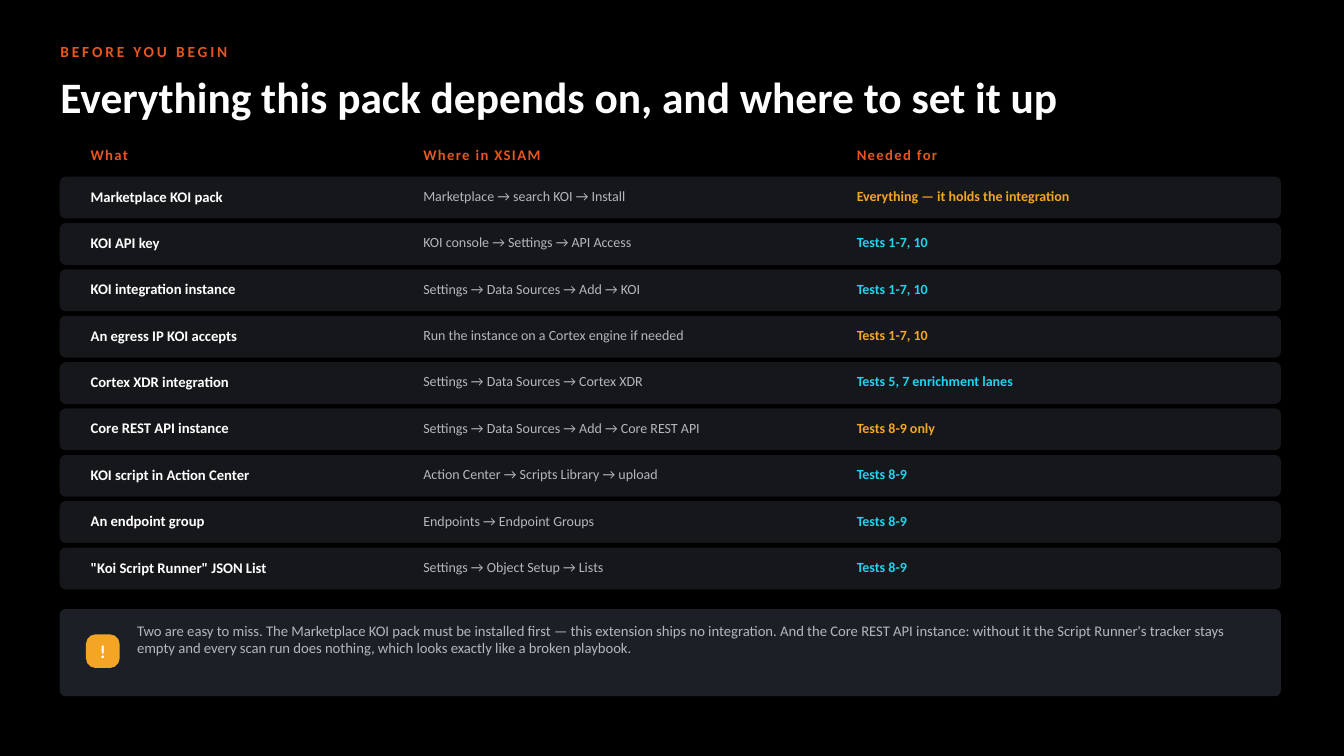
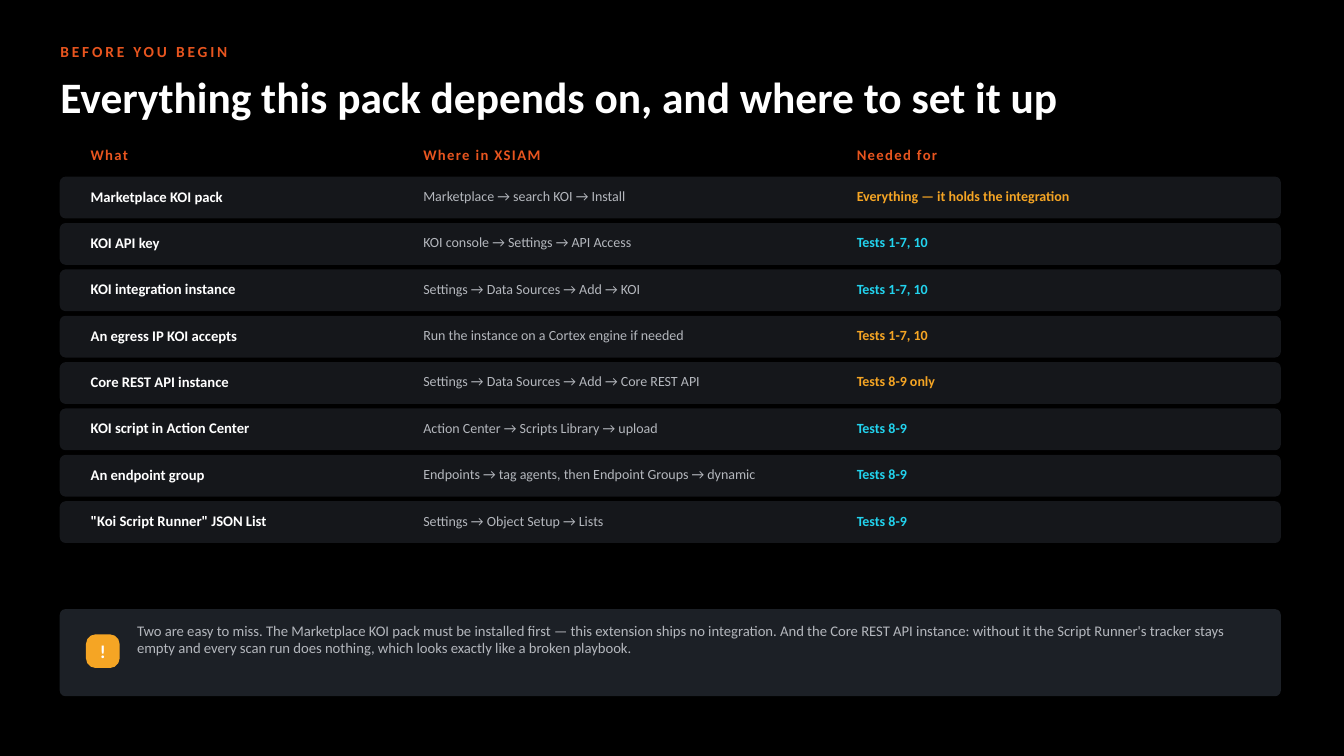
Before and after one commit to ayman-m/koi-xsiam-markeplacepack, a slide deck: slide 4 of docs/KOI_Marketplace_Pack_Test_Guide.pptx. Drawn at 1344x756 pixels with LibreOffice and Linux fonts; fonts in the diff are those of the drawing. Boxes give left, top, right and bottom in pixels: in the first picture for what was removed or moved away, otherwise in the second. Text is boxed around its words. In the diff, an @@ line names an element or a change of style, - is before the commit and + after.

```diff
--- a/docs/KOI_Marketplace_Pack_Test_Guide.pptx
+++ b/docs/KOI_Marketplace_Pack_Test_Guide.pptx
@@ text removed at <box>91,376,229,390</box> @@
-Cortex XDR integration
@@ text at <box>423,376,700,389</box>: text changed @@
-Settings → Data Sources → Cortex XDR
+Settings → Data Sources → Add → Core REST API
@@ text at <box>857,376,935,389</box>: text changed; text colour #22D3EE to #F5A524 @@
-Tests 5, 7 enrichment lanes
+Tests 8-9 only
@@ text removed at <box>423,423,700,436</box> @@
-Settings → Data Sources → Add → Core REST API
@@ text at <box>857,423,906,433</box>: text changed; text colour #F5A524 to #22D3EE @@
-Tests 8-9 only
+Tests 8-9
@@ text at <box>423,469,755,482</box>: text changed @@
-Endpoints → Endpoint Groups
+Endpoints → tag agents, then Endpoint Groups → dynamic
@@ 6 texts: place and size @@
-6 texts at <box>91,422,657,576</box>
+6 texts at <box>91,376,657,529</box>
@@ rounded rectangle removed at <box>60,548,1280,589</box> @@
@@ text removed at <box>857,562,906,572</box> @@
-Tests 8-9
```
Also in this commit, not shown: 5 other slides changed, 3 other files.
